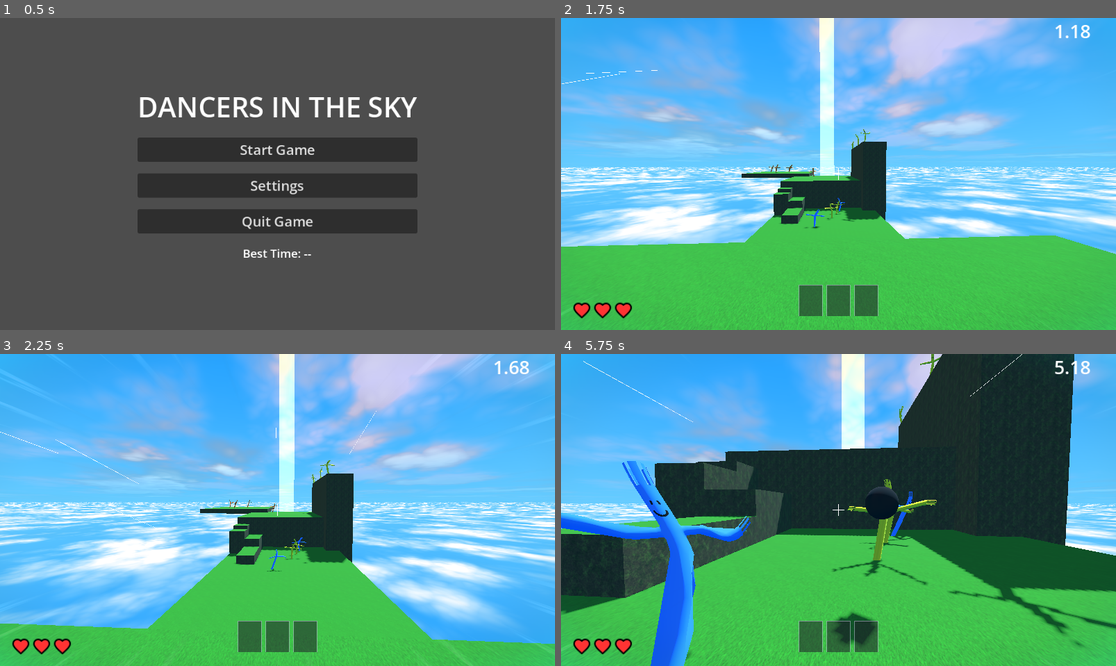
Above: before the commit, frames 1-4 (two rows, left to right).
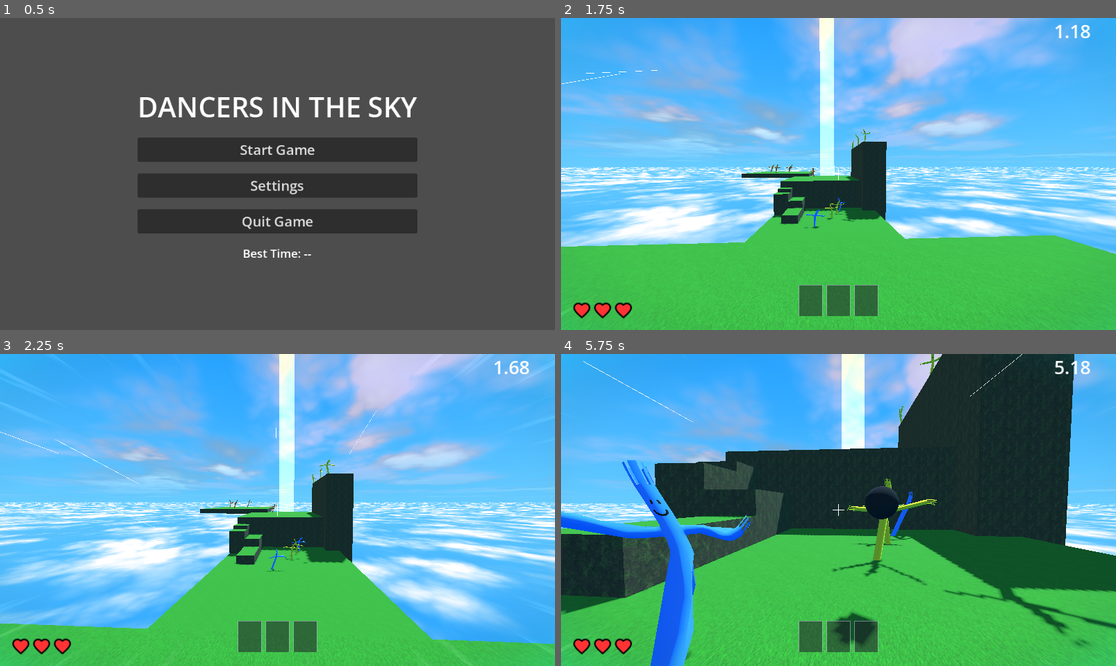
Above: after the commit, the same moments.

Repository: drekunia/tubeland
Game: Godot game, scene res://scenes/system/main_menu.tscn
Same seed, same stepped clock (60 frames per second), same inputs: the game is played once before the commit and once after it. The engine's default icon, where the game draws it, is replaced by a stand-in: a white triangle on a blue panel in a dark square.
Inputs (mouse positions are in pixels of both pictures, inside the frame that each line leads up to):
- Up to frame 1 (0.5 s): no input
- Up to frame 2 (1.75 s): click "Start Game" at 0.5 s; move the mouse to (866, 174) at 1.27 s; press the mouse at (866, 174) at 1.28 s; hold W (move_forward) from 1.28 s (still down); tap Space (jump) at 1.52 s
- Up to frame 3 (2.25 s): keep holding W (move_forward); move the mouse to (249, 510) at 2.02 s; release the mouse at (249, 510) at 2.03 s; right-click (249, 510) at 2.1 s
- Up to frame 4 (5.75 s): keep holding W (move_forward); tap Space (jump) at 2.27, 3.77, 4.52, 5.27 s; move the mouse to (849, 503) at 2.77 s; press the mouse at (849, 503) at 2.78 s; move the mouse to (832, 516) at 3.52 s; release the mouse at (832, 516) at 3.53 s; right-click (832, 516) at 3.6 s; move the mouse to (877, 513) at 4.27 s; press the mouse at (877, 513) at 4.28 s; move the mouse to (794, 506) at 5.02 s; release the mouse at (794, 506) at 5.03 s; right-click (794, 506) at 5.1 s

Frame 1 is identical in both runs. In frame 2, less than 0.1% of the frame differs, in the area x 8-98%, y 10-75%; in frame 3, less than 0.1%; in frame 4, 0.7%, in the area x 0-96%, y 0-100%.

Commit message:
add bgm

Diff:
--- a/project.godot
+++ b/project.godot
@@ -19,6 +19,8 @@
 
 GameEvents="*res://scripts/system/game_events.gd"
 GlobalSettings="*res://scripts/system/global_settings.gd"
+MusicPlayer="*res://scripts/system/music_player.gd"
+
 [display]
 
 window/size/viewport_width=960
@@ -69,7 +71,7 @@
 
 [physics]
 
-3d/physics_engine="DEFAULT"
+3d/physics_engine="Jolt Physics"
 
 [rendering]
 
--- a/scenes/environments/prototype_level.tscn
+++ /dev/null
@@ -1,91 +0,0 @@
-[gd_scene format=3 uid="uid://cytdrckobdrnq"]
-
-[ext_resource type="Texture2D" path="res://assets/textures/grids/Dark/texture_08.png" id="1_5ymg4"]
-[ext_resource type="PackedScene" uid="uid://du871hvx4j7hb" path="res://scenes/environments/world_environment.tscn" id="3_5ymg4"]
-[ext_resource type="Texture2D" path="res://assets/textures/grids/Red/texture_08.png" id="3_7p8cw"]
-[ext_resource type="PackedScene" uid="uid://wuw7dp76orfi" path="res://scenes/player/player_controller.tscn" id="4_vwqw5"]
-[ext_resource type="PackedScene" uid="uid://dowwytdkkltfs" path="res://scenes/enemies/target_dummy.tscn" id="5_7p8cw"]
-
-[sub_resource type="StandardMaterial3D" id="StandardMaterial3D_vwqw5"]
-albedo_texture = ExtResource("1_5ymg4")
-uv1_triplanar = true
-
-[sub_resource type="BoxMesh" id="BoxMesh_7p8cw"]
-material = SubResource("StandardMaterial3D_vwqw5")
-size = Vector3(50, 0.1, 50)
-
-[sub_resource type="BoxShape3D" id="BoxShape3D_jrtcc"]
-size = Vector3(50, 0.1, 50)
-
-[sub_resource type="StandardMaterial3D" id="StandardMaterial3D_jrtcc"]
-albedo_texture = ExtResource("3_7p8cw")
-uv1_triplanar = true
-
-[sub_resource type="BoxMesh" id="BoxMesh_vwqw5"]
-material = SubResource("StandardMaterial3D_jrtcc")
-size = Vector3(4, 1, 2)
-
-[sub_resource type="BoxShape3D" id="BoxShape3D_7p8cw"]
-size = Vector3(4, 1, 2)
-
-[sub_resource type="StandardMaterial3D" id="StandardMaterial3D_73e7j"]
-albedo_texture = ExtResource("3_7p8cw")
-uv1_triplanar = true
-
-[sub_resource type="BoxMesh" id="BoxMesh_7p5tm"]
-material = SubResource("StandardMaterial3D_73e7j")
-size = Vector3(4, 2, 2)
-
-[sub_resource type="BoxShape3D" id="BoxShape3D_liqhv"]
-size = Vector3(4, 2, 2)
-
-[node name="PrototypeLevel" type="Node3D" unique_id=255486941]
-
-[node name="Geometry" type="Node3D" parent="." unique_id=362780165]
-
-[node name="Floor" type="StaticBody3D" parent="Geometry" unique_id=1057067386]
-transform = Transform3D(1, 0, 0, 0, 1, 0, 0, 0, 1, 0, -0.05, 0)
-
-[node name="MeshInstance3D" type="MeshInstance3D" parent="Geometry/Floor" unique_id=822566538]
-transform = Transform3D(1, 0, 0, 0, 1, 0, 0, 0, 1, -0.0003232956, -0.0023629665, 0.0005517006)
-mesh = SubResource("BoxMesh_7p8cw")
-
-[node name="CollisionShape3D" type="CollisionShape3D" parent="Geometry/Floor" unique_id=750264282]
-shape = SubResource("BoxShape3D_jrtcc")
-
-[node name="JumpCheck" type="StaticBody3D" parent="Geometry" unique_id=2083018908]
-transform = Transform3D(1, 0, 0, 0, 1, 0, 0, 0, 1, 0, 0.5, -5)
-
-[node name="MeshInstance3D" type="MeshInstance3D" parent="Geometry/JumpCheck" unique_id=1055545279]
-mesh = SubResource("BoxMesh_vwqw5")
-
-[node name="CollisionShape3D" type="CollisionShape3D" parent="Geometry/JumpCheck" unique_id=719835108]
-shape = SubResource("BoxShape3D_7p8cw")
-
-[node name="JumpCheck2" type="StaticBody3D" parent="Geometry" unique_id=1895252693]
-transform = Transform3D(1, 0, 0, 0, 1, 0, 0, 0, 1, 0, 1, -7)
-
-[node name="MeshInstance3D" type="MeshInstance3D" parent="Geometry/JumpCheck2" unique_id=1787137800]
-mesh = SubResource("BoxMesh_7p5tm")
-
-[node name="CollisionShape3D" type="CollisionShape3D" parent="Geometry/JumpCheck2" unique_id=1953284862]
-shape = SubResource("BoxShape3D_liqhv")
-
-[node name="HeightCheck" type="StaticBody3D" parent="Geometry" unique_id=276341891]
-transform = Transform3D(1, 0, 0, 0, 1, 0, 0, 0, 1, 4, 2.25, -5)
-
-[node name="MeshInstance3D" type="MeshInstance3D" parent="Geometry/HeightCheck" unique_id=1294248166]
-mesh = SubResource("BoxMesh_vwqw5")
-
-[node name="CollisionShape3D" type="CollisionShape3D" parent="Geometry/HeightCheck" unique_id=1395054042]
-shape = SubResource("BoxShape3D_7p8cw")
-
-[node name="WorldEnvironment" parent="." unique_id=42745243 instance=ExtResource("3_5ymg4")]
-
-[node name="PlayerController" parent="." unique_id=1646534079 instance=ExtResource("4_vwqw5")]
-
-[node name="TargetDummy" parent="." unique_id=139084748 instance=ExtResource("5_7p8cw")]
-transform = Transform3D(1, 0, 0, 0, 1, 0, 0, 0, 1, 0, 2, -7.25)
-
-[node name="TargetDummy2" parent="." unique_id=2073675171 instance=ExtResource("5_7p8cw")]
-transform = Transform3D(1, 0, 0, 0, 1, 0, 0, 0, 1, 4, 0, 0)
--- a/scripts/system/main_menu.gd
+++ b/scripts/system/main_menu.gd
@@ -9,6 +9,7 @@
 @onready var best_time_label = $MainVBox/BestTimeLabel
 
 func _ready():
+	MusicPlayer.stop_music()
 	Input.set_mouse_mode(Input.MOUSE_MODE_VISIBLE)
 	show_main()
 
@@ -51,6 +52,7 @@
 	settings_vbox.show()
 
 func _on_start_button_pressed():
+	MusicPlayer.play_game_music()
 	GameEvents.start_run()
 	get_tree().change_scene_to_file("res://scenes/environments/level_one.tscn")
 
--- /dev/null
+++ b/scripts/system/music_player.gd
@@ -0,0 +1,19 @@
+extends Node
+
+var audio_player: AudioStreamPlayer
+var game_music = preload("res://assets/audio/music/Break My Heart.ogg")
+
+func _ready():
+	audio_player = AudioStreamPlayer.new()
+	add_child(audio_player)
+	audio_player.stream = game_music
+	audio_player.process_mode = Node.PROCESS_MODE_ALWAYS
+	audio_player.bus = "Master"
+
+func play_game_music():
+	if not audio_player.playing:
+		audio_player.play()
+
+func stop_music():
+	if audio_player.playing:
+		audio_player.stop()
Not shown, added: assets/audio/music/Break My Heart.ogg.import
Not shown: 1 places in scenes/environments/level_four.tscn that only renumber resources
Not shown: 1 places in scenes/environments/level_one.tscn that only renumber resources
Not shown: 1 places in scenes/environments/level_six.tscn that only renumber resources
Not shown: 1 places in scenes/environments/level_three.tscn that only renumber resources
Not shown: 1 places in scenes/environments/level_two.tscn that only renumber resources
Not shown, added: scripts/system/music_player.gd.uid
Not shown, added: assets/audio/music/Break My Heart.ogg
